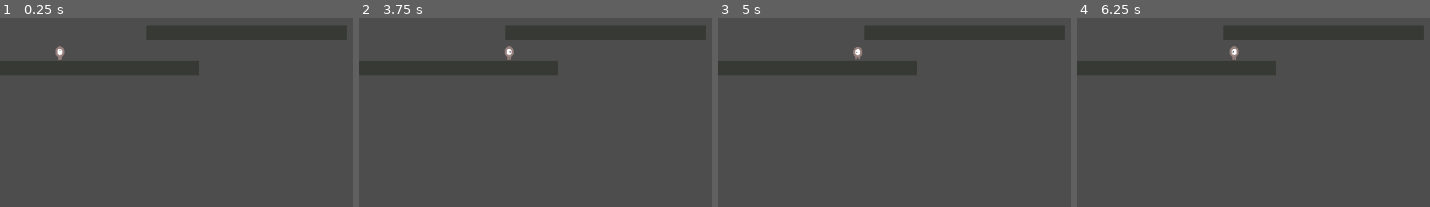
Above: before the commit, frames 1-4 (left to right).
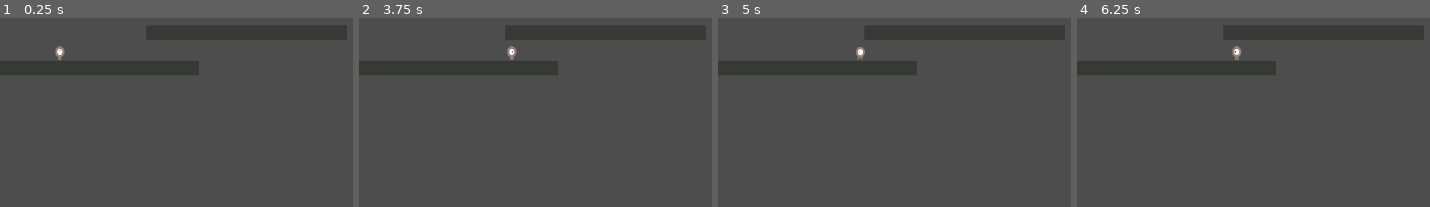
Above: after the commit, the same moments.

Repository: Odar-13/Puntformer
Game: Godot game, scene res://scenes/overworld.tscn
Same seed, same stepped clock (60 frames per second), same inputs: the game is played once before the commit and once after it.
Inputs:
- Up to frame 1 (0.25 s): no input
- Up to frame 2 (3.75 s): tap Enter at 0.5 s; hold D (move_right) 0.53-2.03 s; tap Space (jump) at 0.77, 1.52, 3.02 s; hold A (move_left) 2.03-2.78 s; hold D (move_right) from 2.78 s (still down)
- Up to frame 3 (5 s): tap Space (jump) at 3.77, 4.25, 4.52 s; release D (move_right) at 4.28 s; hold A (move_left) from 4.28 s (still down)
- Up to frame 4 (6.25 s): release A (move_left) at 5.03 s; hold D (move_right) 5.03-5.78 s; tap Enter at 5.75 s; hold A (move_left) from 5.78 s (still down); tap Space (jump) at 6.02 s

The runs differ from the first frame. In frame 1, less than 0.1% of the frame differs, in the area x 16-18%, y 17-22%; in frame 2, 0.2%; in frame 3, 0.2%; in frame 4, 0.2%, in the area x 43-47%, y 14-23%.

Commit message:
Node grouping and player hitbox change

Diff:
--- a/scenes/overworld.tscn
+++ b/scenes/overworld.tscn
@@ -11,14 +11,13 @@
 normal = Vector2(0.999974, -0.00724619)
 distance = 10.0
 
-[sub_resource type="ArrayMesh" id="ArrayMesh_k6mhx"]
-
 [node name="Overworld" type="Node2D"]
 
 [node name="CharacterBody2D" parent="." instance=ExtResource("1_5m1cs")]
 position = Vector2(348, 534)
 
 [node name="Platform" type="StaticBody2D" parent="."]
+metadata/_edit_group_ = true
 
 [node name="MeshInstance2D" type="MeshInstance2D" parent="Platform"]
 self_modulate = Color(0.21774, 0.227478, 0.205919, 1)
@@ -32,12 +31,14 @@
 
 [node name="Wall" type="StaticBody2D" parent="."]
 position = Vector2(-9, 40)
+metadata/_edit_group_ = true
 
 [node name="CollisionShape2D" type="CollisionShape2D" parent="Wall"]
 shape = SubResource("WorldBoundaryShape2D_schp7")
 
 [node name="Platform2" type="StaticBody2D" parent="."]
 position = Vector2(0, 100)
+metadata/_edit_group_ = true
 
 [node name="MeshInstance2D" type="MeshInstance2D" parent="Platform2"]
 self_modulate = Color(0.21774, 0.227478, 0.205919, 1)
@@ -52,13 +53,3 @@
 [node name="Camera2D" type="Camera2D" parent="."]
 position = Vector2(2307, 128)
 zoom = Vector2(0.25, 0.25)
-
-[node name="StaticBody2D" type="StaticBody2D" parent="."]
-position = Vector2(577, 559)
-
-[node name="MeshInstance2D" type="MeshInstance2D" parent="StaticBody2D"]
-position = Vector2(-4, 5.99999)
-scale = Vector2(37, 36.75)
-mesh = SubResource("ArrayMesh_k6mhx")
-
-[node name="CollisionPolygon2D" type="CollisionPolygon2D" parent="StaticBody2D"]
--- a/scenes/player.tscn
+++ b/scenes/player.tscn
@@ -6,8 +6,9 @@
 [ext_resource type="Texture2D" uid="uid://ppwvbjbyq67f" path="res://art/playerGrey_up2.png" id="3_5o3tc"]
 [ext_resource type="Texture2D" uid="uid://cce36y0uk7fk6" path="res://art/playerGrey_walk2.png" id="3_kwk2o"]
 
-[sub_resource type="RectangleShape2D" id="RectangleShape2D_i3gsu"]
-size = Vector2(56, 82)
+[sub_resource type="CapsuleShape2D" id="CapsuleShape2D_q17b5"]
+radius = 26.0
+height = 78.0
 
 [sub_resource type="SpriteFrames" id="SpriteFrames_2t88b"]
 animations = [{
@@ -50,10 +51,10 @@
 
 [node name="CollisionShape2D" type="CollisionShape2D" parent="."]
 position = Vector2(0, -2)
-shape = SubResource("RectangleShape2D_i3gsu")
+shape = SubResource("CapsuleShape2D_q17b5")
 
 [node name="AnimatedSprite2D" type="AnimatedSprite2D" parent="."]
-position = Vector2(0.5, -1)
+position = Vector2(0, -3)
 scale = Vector2(0.490741, 0.591)
 sprite_frames = SubResource("SpriteFrames_2t88b")
 animation = &"standing"
Not shown: 1 places in scenes/overworld.tscn that only renumber resources
